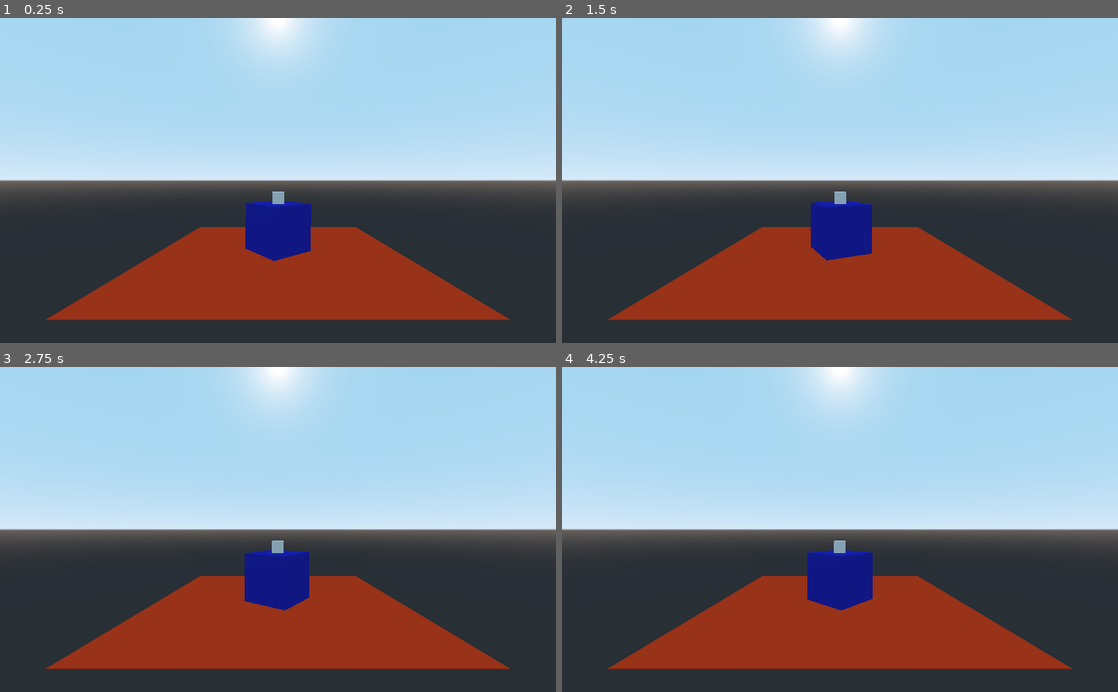
Above: before the commit, frames 1-4 (two rows, left to right).
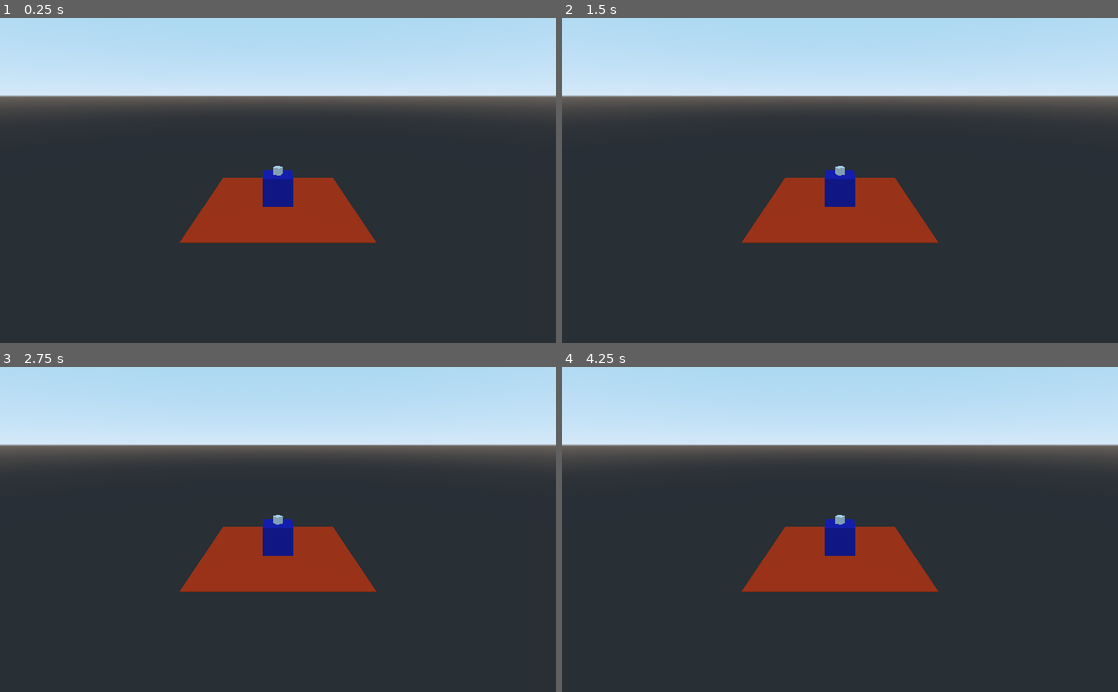
Above: after the commit, the same moments.

Repository: mkanar98/quadcopter
Game: Godot game, scene res://Main.tscn
Two runs of this game, one before a commit and one after it. Both use one fixed random seed, a clock stepped at 60 frames per second and the inputs below.
Inputs:
- Up to frame 1 (0.25 s): no input
- Up to frame 2 (1.5 s): no input
- Up to frame 3 (2.75 s): no input
- Up to frame 4 (4.25 s): no input

The runs differ from the first frame. In frame 1, 57% of the frame differs, in the area x 0-100%, y 0-93%; in frame 2, 57%; in frame 3, 57%; in frame 4, 57%.

Commit message:
add torque to propeller in a time interval

Diff:
--- a/quadcopter_project/Main.tscn
+++ b/quadcopter_project/Main.tscn
@@ -45,6 +45,7 @@
 
 [node name="PropellerBox" type="RigidBody" parent="."]
 transform = Transform( 1, 0, 0, 0, 1, 0, 0, 0, 1, 0, 2.25, 0 )
+mass = 0.1
 script = ExtResource( 4 )
 
 [node name="CollisionShape" type="CollisionShape" parent="PropellerBox"]
@@ -62,4 +63,4 @@
 nodes/node_b = NodePath("../PropellerBox")
 
 [node name="Camera" type="Camera" parent="."]
-transform = Transform( 1, 0, 0, 0, 1, 0, 0, 0, 1, 0, 3, 10 )
+transform = Transform( 1, 0, 0, 0, 0.939693, 0.34202, 0, -0.34202, 0.939693, 0, 7, 15 )
--- a/quadcopter_project/PropellerBox.gd
+++ b/quadcopter_project/PropellerBox.gd
@@ -1,3 +1,4 @@
+
 extends RigidBody
 
 
@@ -9,18 +10,33 @@
 # Called when the node enters the scene tree for the first time.
 func _ready():
 	pass # Replace with function body.
-var f0 = 1
-var propellor_angular_velocity = 0 # current
-var target_propellor_angular_velocity = f0 # target
-var angular_velocity_interpolation_rate = 1.0 # how fast we change to target
+
+var factor = 1
+var f_up = factor*GlobalRigidBody.f0
+
+
 
 # Called every frame. 'delta' is the elapsed time since the previous frame.
 #func _process(delta):
 #	pass
-#func _physics_process(delta):
 
-#	var force = Vector3(0,f0,0) # y is up
-#	var offset = Vector3(0,0,0) # for now just apply force to center - but later we can make this work for each propellor position
-#	add_force(force, offset)
-#	set_angular_velocity(Vector3(0,f0,0))
-#	apply_torque_impulse(Vector3(0,f0,0))
+func _physics_process(delta):
+	set_friction(0)
+	var force = Vector3(0,f_up,0) # y is up
+	var offset = Vector3(0,0,0) # for now just apply force to center - but later we can make this work for each propellor position
+	add_force(force, offset)
+	#set_angular_velocity(Vector3(0,f0,0))
+	var current_time = OS.get_ticks_msec()/1000
+
+	if current_time < 10:
+		add_torque(Vector3(0,f_up,0))
+		print(current_time)
+	else:
+		add_torque(Vector3(0,0,0))
+
+
+	#apply_torque_impulse(Vector3(0,GlobalRigidBody.f0,0))
+	#print(get_inverse_inertia_tensor())
+	#print(GlobalRigidBody.get_weight())
+	#print(OS.get_ticks_msec()/1000)
+	#print(delta)
--- a/quadcopter_project/RigidBody.gd
+++ b/quadcopter_project/RigidBody.gd
@@ -10,26 +10,24 @@
 func _ready():
 	pass # Replace with function body.
 
-var f0 = 10
-var propellor_angular_velocity = 0 # current
-var target_propellor_angular_velocity = f0 # target
-var angular_velocity_interpolation_rate = 1.0 # how fast we change to target
-var new_angular_velocity = 50
+var f0 = 5
 
-func set_angular_velocity(new_angular_velocity):
-	target_propellor_angular_velocity = new_angular_velocity
+
+#func set_angular_velocity(new_angular_velocity):
+#	target_propellor_angular_velocity = new_angular_velocity
 
 #var ang_v = set_angular_velocity(Vector3(0,f0,0))
 
 # Called every frame. 'delta' is the elapsed time since the previous frame.
 #func _process(delta):
 #	pass
-func _physics_process(delta):
+#func _physics_process(delta):
 
-	var force = Vector3(0,f0,0) # y is up
-	var offset = Vector3(0,0,0) # for now just apply force to center - but later we can make this work for each propellor position
+	#var force = Vector3(0,f0,0) # y is up
+	#var offset = Vector3(0,0,0) # for now just apply force to center - but later we can make this work for each propellor position
 
-	#add_force(ang, offset)
-	var ti = apply_torque_impulse(Vector3(0,f0,0))
+	#add_force(force, offset)
+	#apply_torque_impulse(Vector3(0,-f0,0))
 	#add_torque(Vector3(0,f0,0))
-	#set_angular_velocity(-new_angular_velocity)
+	#set_angular_velocity(Vector3(0,-f0,0))
+	#print(get_inverse_inertia_tensor())
--- a/quadcopter_project/project.godot
+++ b/quadcopter_project/project.godot
@@ -14,6 +14,10 @@
 run/main_scene="res://Main.tscn"
 config/icon="res://icon.png"
 
+[autoload]
+
+GlobalRigidBody="*res://RigidBody.gd"
+
 [gui]
 
 common/drop_mouse_on_gui_input_disabled=true
